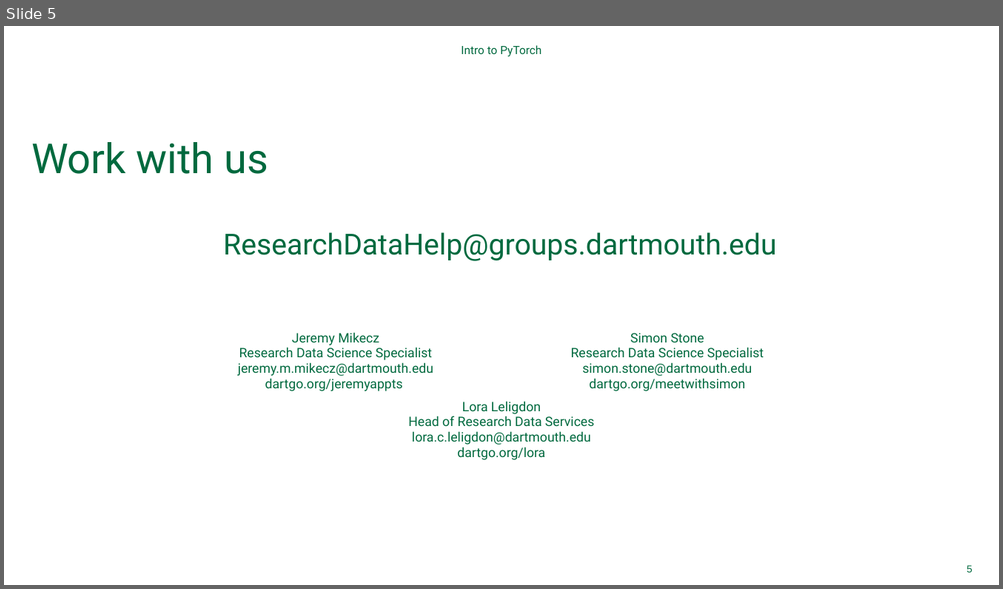
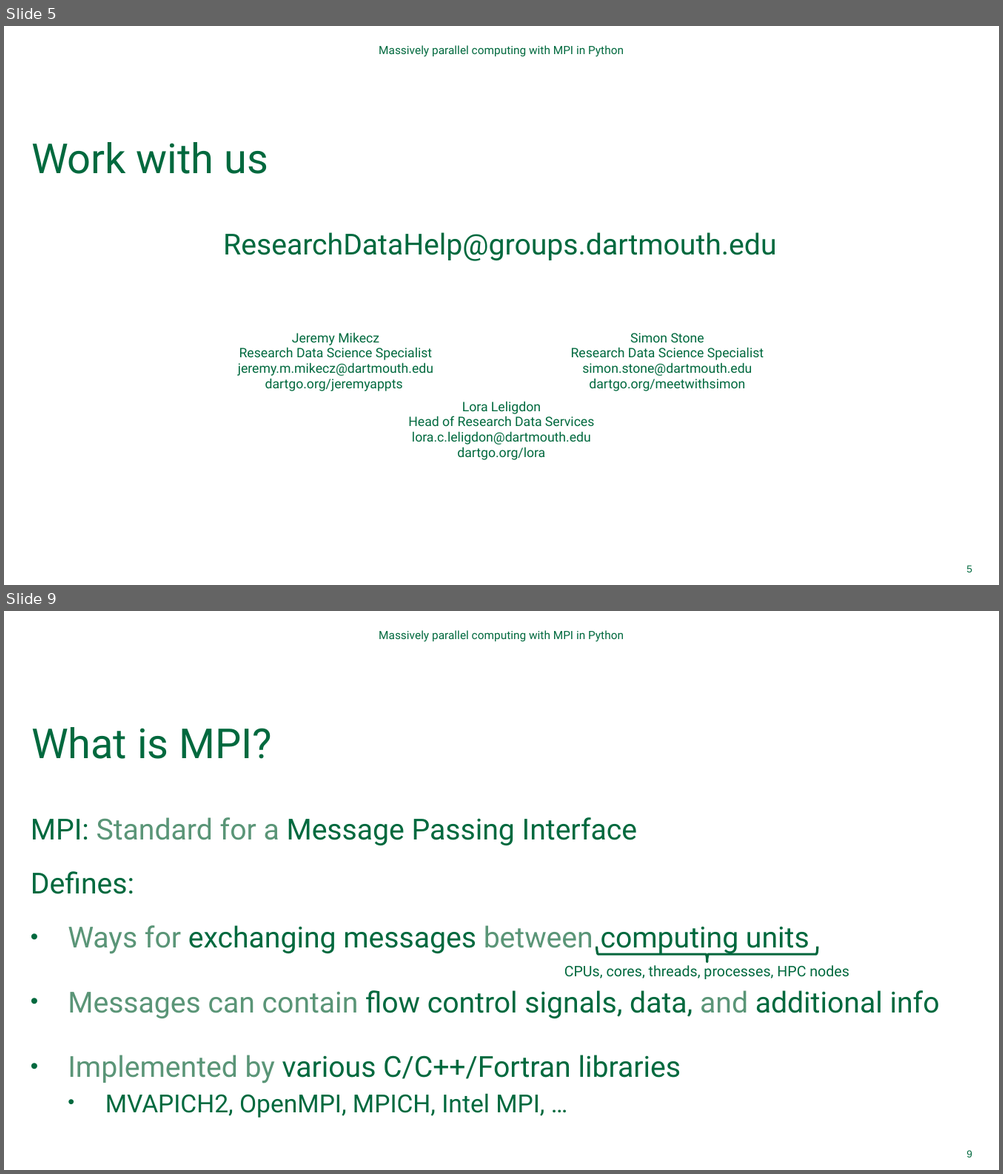
Before and after one commit to Dartmouth-Libraries/distributed-computing-with-python-and-mpi, a slide deck: ppt/Distributed-Computing-with-MPI.pptx. Shown one above the other, each under a label of ours: slide 5 before the commit, slides 5 and 9 after it; the slides between them are not shown. The pictures are 1003x589 and 1003x1174 pixels, drawn with LibreOffice and Linux fonts; fonts in the diff are those of the drawing; background and template pictures are left out. Boxes give left, top, right and bottom in pixels: in the first picture for what was removed or moved away, otherwise in the second. Text is boxed around its words. In the diff, an @@ line names an element or a change of style, - is before the commit and + after.

```diff
--- a/ppt/Distributed-Computing-with-MPI.pptx
+++ b/ppt/Distributed-Computing-with-MPI.pptx
@@ slide 9 added at (4, 611, 999, 1170), background #FFFFFF @@
@@ text added at (378, 630, 623, 642), 11 pt, text #00693E @@
+Massively parallel computing with MPI in Python
@@ title added at (31, 727, 272, 759), 40 pt, text #00693E @@
+What is MPI?
@@ text added at (31, 817, 939, 1118), 28 pt, text #00693E @@
+MPI: Standard for a Message Passing Interface
+Defines:
+• Ways for exchanging messages between computing units
+• Messages can contain flow control signals, data, and additional info
+• Implemented by various C/C++/Fortran libraries
+  • MVAPICH2, OpenMPI, MPICH, Intel MPI, …
@@ text added at (564, 965, 849, 980), 14 pt, text #00693E @@
+CPUs, cores, threads, processes, HPC nodes
@@ right brace added at (597, 946, 817, 962), outline #00673D 2.25 pt @@
@@ page number added at (966, 1150, 972, 1158), 9.8 pt, text #00693E @@
+9
@@ slide 5 changed as well @@
@@ text at (378, 45, 623, 57): text changed @@
-Intro to PyTorch
+Massively parallel computing with MPI in Python
```
Also in this commit, not shown: 7 other slides changed, 3 other slides added, 3 slides removed.
